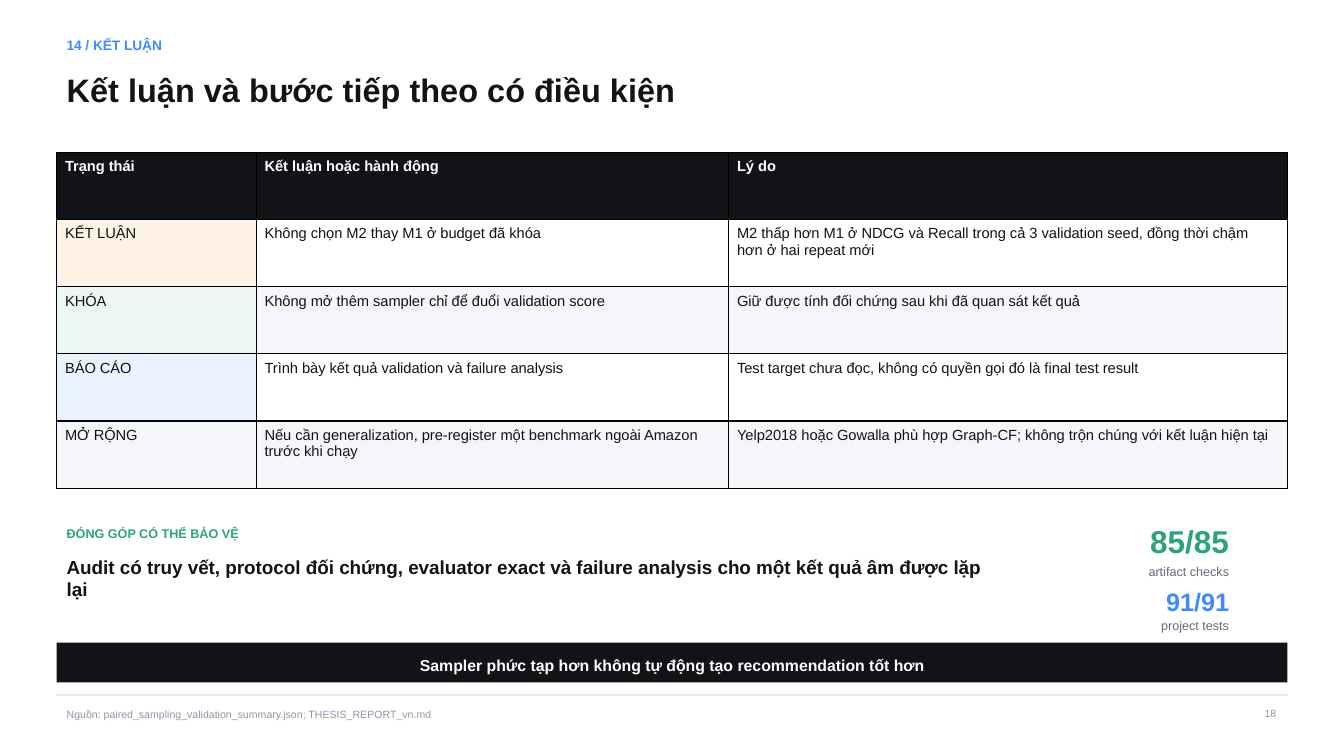
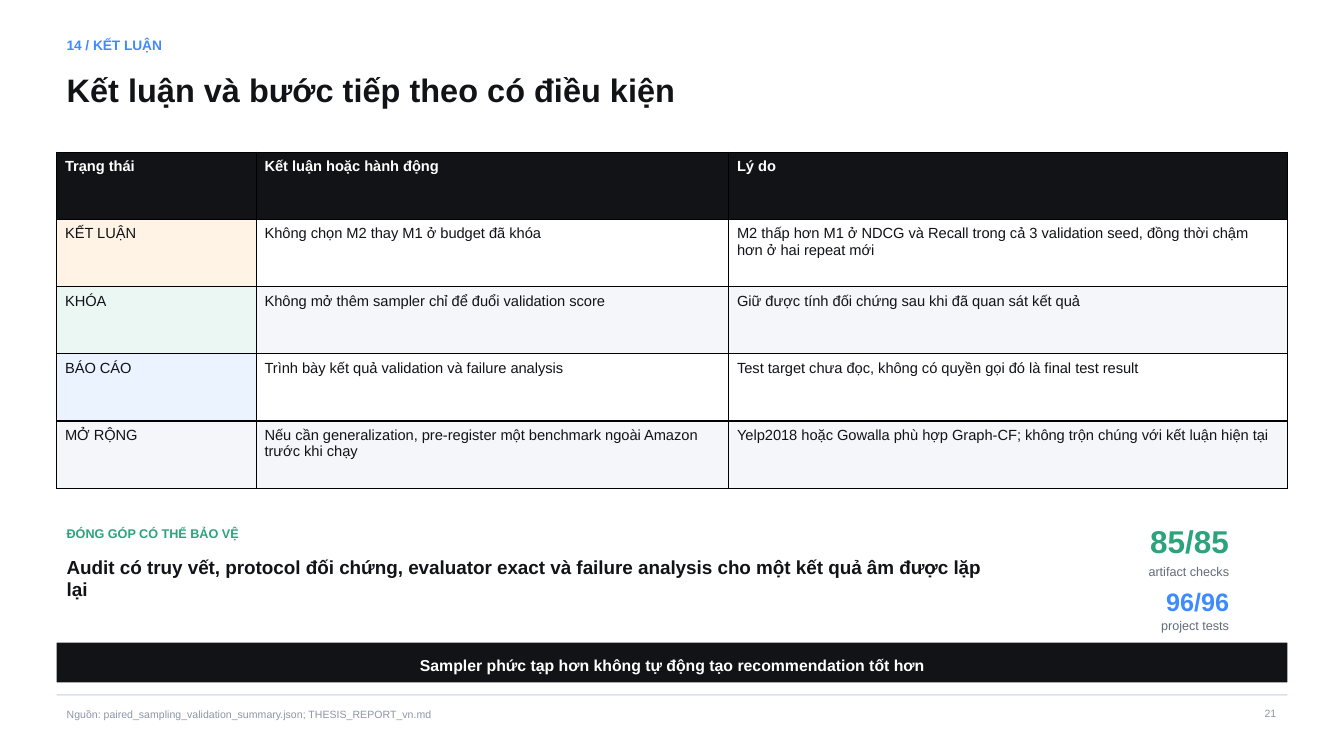
Before and after one commit to vanxuanty95/Ratruong, a slide deck: slide 21 of Do An/05_slides/THESIS_PRESENTATION_vn.pptx (slide 18 before the commit). Drawn at 1344x756 pixels with LibreOffice and Linux fonts; fonts in the diff are those of the drawing. Boxes give left, top, right and bottom in pixels: in the first picture for what was removed or moved away, otherwise in the second. Text is boxed around its words. In the diff, an @@ line names an element or a change of style, - is before the commit and + after.

```diff
--- a/Do An/05_slides/THESIS_PRESENTATION_vn.pptx
+++ b/Do An/05_slides/THESIS_PRESENTATION_vn.pptx
@@ text at (x1=1166, y1=592, x2=1229, y2=612): text changed @@
-91/91
+96/96
@@ text at (x1=1265, y1=710, x2=1277, y2=717): text changed @@
-18
+21
```
Also in this commit, not shown: 15 other slides changed, 3 slides added, 4 other files.
